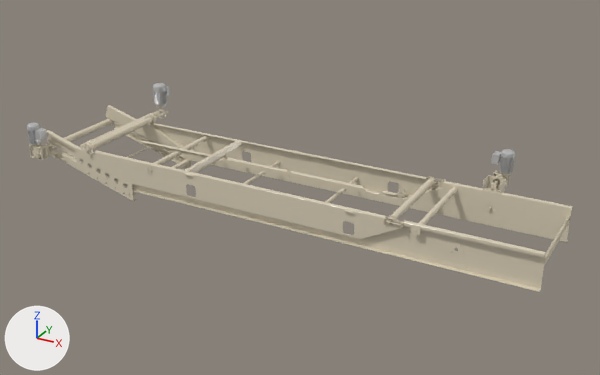
The FBX model Assets/1.Models/DEMO_2/opt1.FBX, before and after one commit.
One viewpoint serves both versions: a 50 mm lens placed at (3.22, -5.73, 2.92), pointed at (0.02, 0.09, 0.01). The axes (+X, +Y, +Z) are drawn at lower left. The lights are the same throughout. Where no turn or scale is listed for an object, it has been applied to the vertices. Vertices at the same position are counted once.

Names of what the first picture shows: '實體1'.
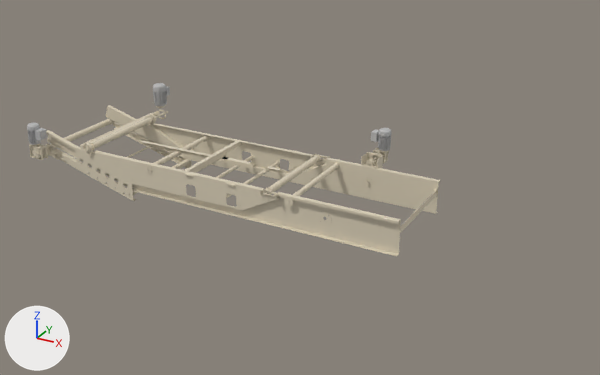
The newer file is also turned or shifted as a whole; pictures and numbers use the older file's frame.

Changed parts and their boxes (x1, y1, x2, y2) in the pictures (600 x 375 px; the box of a moved part takes in the faces that stretch with it):
'實體1', reshaped (24% narrower, 17% shorter): before (27, 83, 573, 292); after (27, 83, 440, 256)
part 1 of me_mesh, moved or reshaped: before (491, 149, 515, 174); after (371, 128, 392, 151)
part 2 of me_mesh, moved or reshaped: before (493, 170, 510, 187); after (373, 148, 389, 163)
part 3 of me_mesh, moved or reshaped: before (428, 176, 436, 185); after (313, 154, 321, 162)
part 4 of me_mesh, moved or reshaped: before (387, 215, 396, 223); after (264, 187, 272, 194)
part 5 of me_mesh, moved or reshaped: before (484, 202, 496, 213); after (363, 177, 374, 188)
part 6 of me_mesh, moved or reshaped: before (484, 183, 500, 193); after (362, 159, 377, 168)
part 7 of me_mesh, moved or reshaped: before (398, 188, 407, 197); after (288, 165, 295, 172)
part 8 of me_mesh, moved or reshaped: before (483, 175, 506, 194); after (361, 152, 383, 169)
part 9 of me_mesh, moved or reshaped: before (449, 242, 464, 256); after (319, 212, 332, 225)
part 10 of me_mesh, moved or reshaped: before (411, 225, 421, 235); after (284, 196, 293, 206)
part 11 of me_mesh, moved or reshaped: before (390, 179, 434, 220); after (268, 156, 318, 192)
part 12 of me_mesh, moved or reshaped: before (419, 187, 457, 230); after (293, 163, 339, 201)
part 13 of me_mesh, deleted: before (290, 171, 573, 292)
part 14 of me_mesh, built on: before (85, 117, 444, 244); after (89, 117, 440, 256)

Patch to the scene script:
```diff
--- a/Assets/1.Models/DEMO_2/opt1.FBX.py
+++ b/Assets/1.Models/DEMO_2/opt1.FBX.py
@@ me_mesh @@
 # used by ob_實體1; location = (-0.802, 0.0, 0.165)
-me_mesh.from_pydata(...)  # 34374 vertices, 69483 faces; spans x -1.69..3.05, y -0.61..0.78, z -0.38..0.35
+me_mesh.from_pydata(...)  # 34730 vertices, 69837 faces; spans x -1.69..1.97, y -0.61..0.78, z -0.38..0.35
+# me_mesh part 1: the loose piece of 1379 vertices spanning x 2.34..2.52, y 0.58..0.69, z 0.1..0.31 is moved by (-1.09, 0.0, 0.0)
+# me_mesh part 2: the loose piece of 2743 vertices spanning x 2.36..2.49, y 0.59..0.68, z 0.01..0.12 is moved by (-1.09, 0.0, 0.0)
+# me_mesh part 3: the loose piece of 558 vertices spanning x 1.86..1.94, y 0.41..0.45, z -0.04..0.04 is moved by (-1.09, 0.0, 0.0)
+# me_mesh part 4: the loose piece of 558 vertices spanning x 1.86..1.94, y -0.45..-0.41, z -0.04..0.04 is moved by (-1.09, 0.0, 0.0)
+# me_mesh part 5: the loose piece of 184 vertices spanning x 2.36..2.47, y 0.41..0.42, z -0.18..-0.06 is moved by (-1.09, 0.0, 0.0)
+# me_mesh part 6: the loose piece of 468 vertices spanning x 2.35..2.48, y 0.41..0.45, z 0.02..0.1 is moved by (-1.09, 0.0, 0.0)
+# me_mesh part 7: the loose piece of 310 vertices spanning x 1.6..1.68, y 0.43..0.44, z -0.2..-0.12 is moved by (-1.09, 0.0, 0.0)
+# me_mesh part 8: the loose piece of 217 vertices spanning x 2.34..2.49, y 0.42..0.55, z 0.0..0.11 is moved by (-1.09, 0.0, 0.0)
+# me_mesh part 9: the loose piece of 184 vertices spanning x 2.36..2.47, y -0.41, z -0.18..-0.06 is moved by (-1.09, 0.0, 0.0)
+# me_mesh part 10: the loose piece of 66 vertices spanning x 2.07..2.15, y -0.46, z -0.06..0.02 is moved by (-1.09, 0.0, 0.0)
+# me_mesh part 11: the loose piece of 54 vertices spanning x 1.87..1.93, y -0.4..0.4, z -0.03..0.03 is moved by (-1.09, 0.0, 0.0)
+# me_mesh part 12: the loose piece of 46 vertices spanning x 2.08..2.13, y -0.45..0.45, z -0.04..0.0 is moved by (-1.09, 0.0, 0.0)
+# me_mesh part 13: 44 loose pieces with 2577 vertices, spanning x 0.78..3.05, y -0.48..0.61, z -0.28..0.09, are deleted
+# me_mesh part 14: 57 vertices moved within x -1.09..1.97, y -0.48..0.49, z -0.34..0.07; 587 vertices removed from x -1.49..2.0, y -0.49..0.49, z -0.35..0.08; 3221 vertices added at x -1.49..1.97, y -0.49..0.61, z -0.35..0.09
 me_mesh.materials.append(mat_metal)
```
